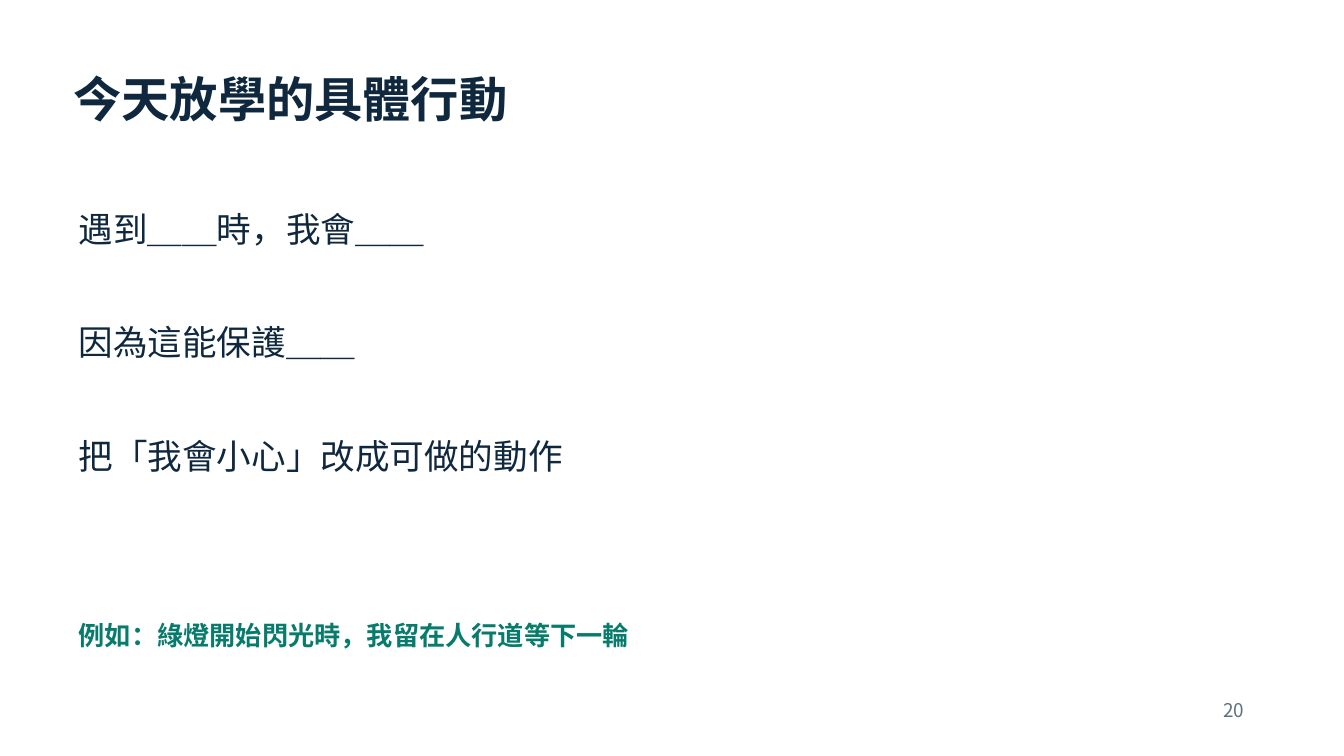
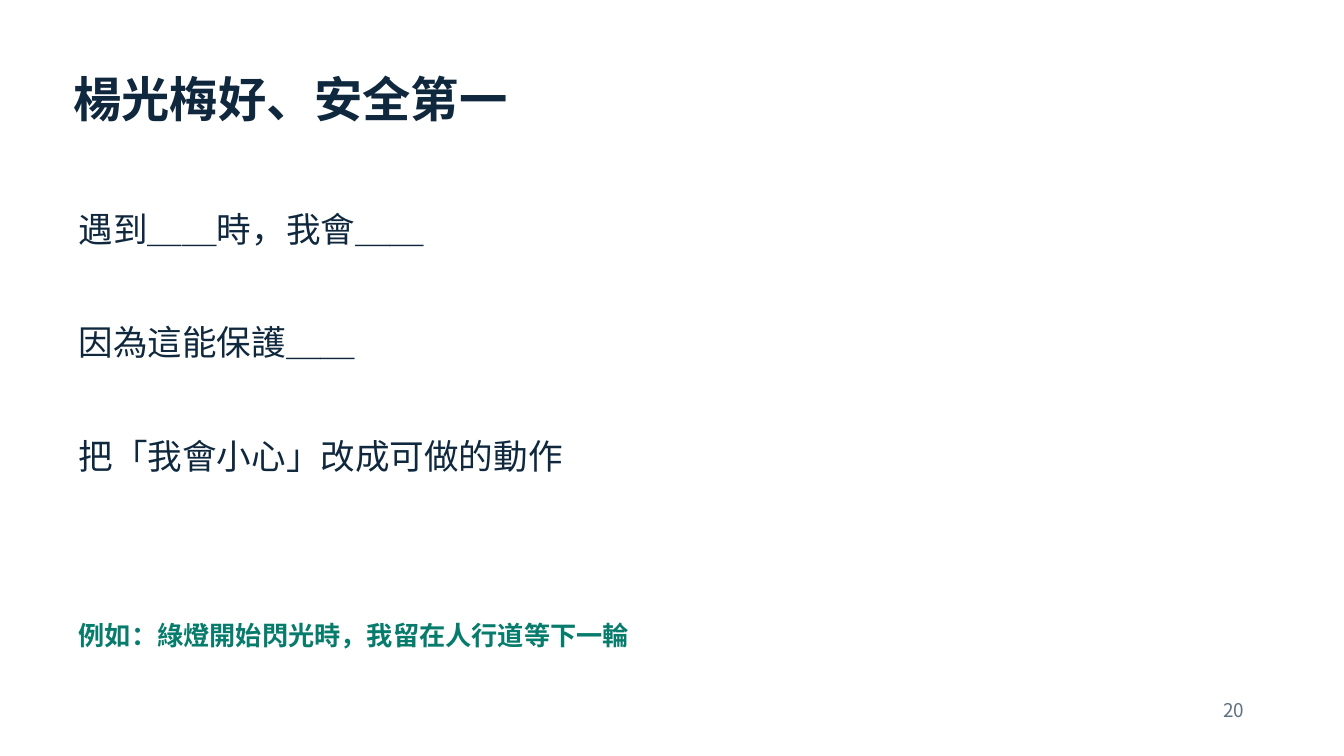
Before and after one commit to YOYO-MAN/yangmei-road-safety, a slide deck: slide 20 of teacher-led/materials/teacher-slides.pptx. Drawn at 1344x756 pixels with LibreOffice and Linux fonts; fonts in the diff are those of the drawing. Boxes give left, top, right and bottom in pixels: in the first picture for what was removed or moved away, otherwise in the second. Text is boxed around its words. In the diff, an @@ line names an element or a change of style, - is before the commit and + after.

```diff
--- a/teacher-led/materials/teacher-slides.pptx
+++ b/teacher-led/materials/teacher-slides.pptx
@@ text at (73, 75, 507, 122): text changed @@
-今天放學的具體行動
+楊光梅好、安全第一
```
Also in this commit, not shown: 4 other slides changed, 29 other files.
